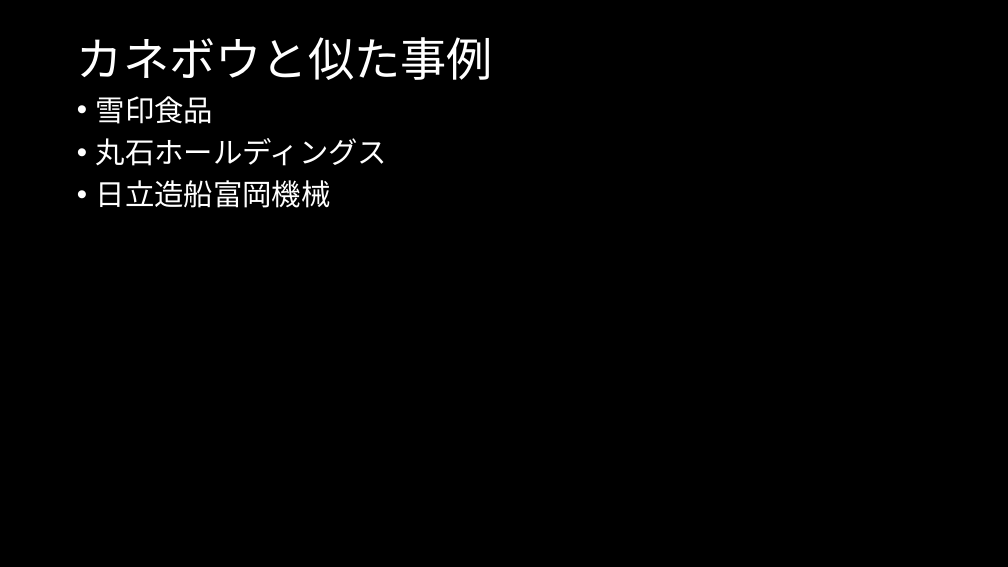
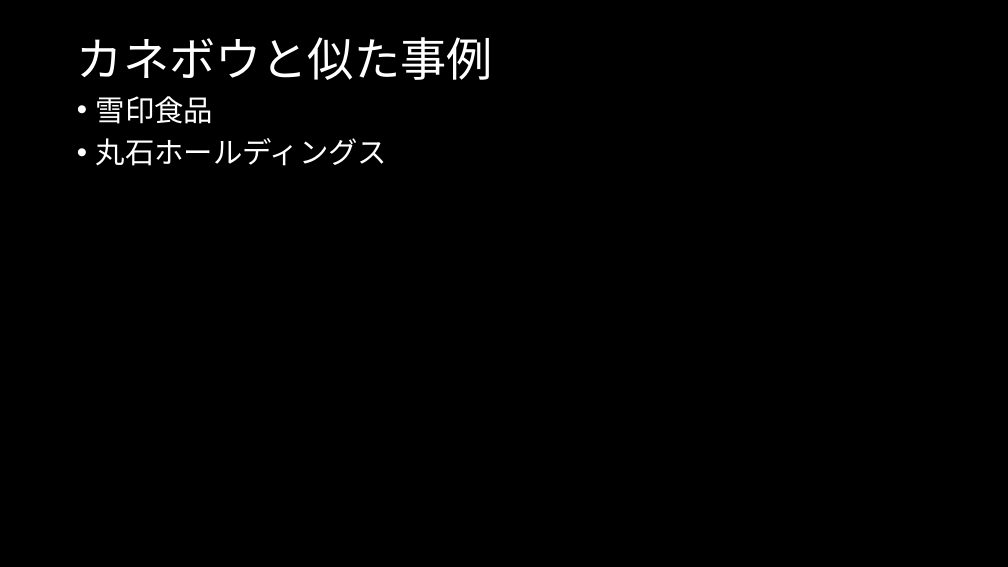
Before and after one commit to MAGA-Phantom/OperationSotsuron, a slide deck: slide 21 of 倒産の研究(仮).pptx. Drawn at 1008x567 pixels with LibreOffice and Linux fonts; fonts in the diff are those of the drawing. Boxes give left, top, right and bottom in pixels: in the first picture for what was removed or moved away, otherwise in the second. Text is boxed around its words. In the diff, an @@ line names an element or a change of style, - is before the commit and + after.

```diff
--- a/倒産の研究(仮).pptx
+++ b/倒産の研究(仮).pptx
@@ text at (96, 180, 331, 208): paragraph removed @@
-• 日立造船富岡機械
```
Also in this commit, not shown: 1 other slide changed, 1 slide removed.
